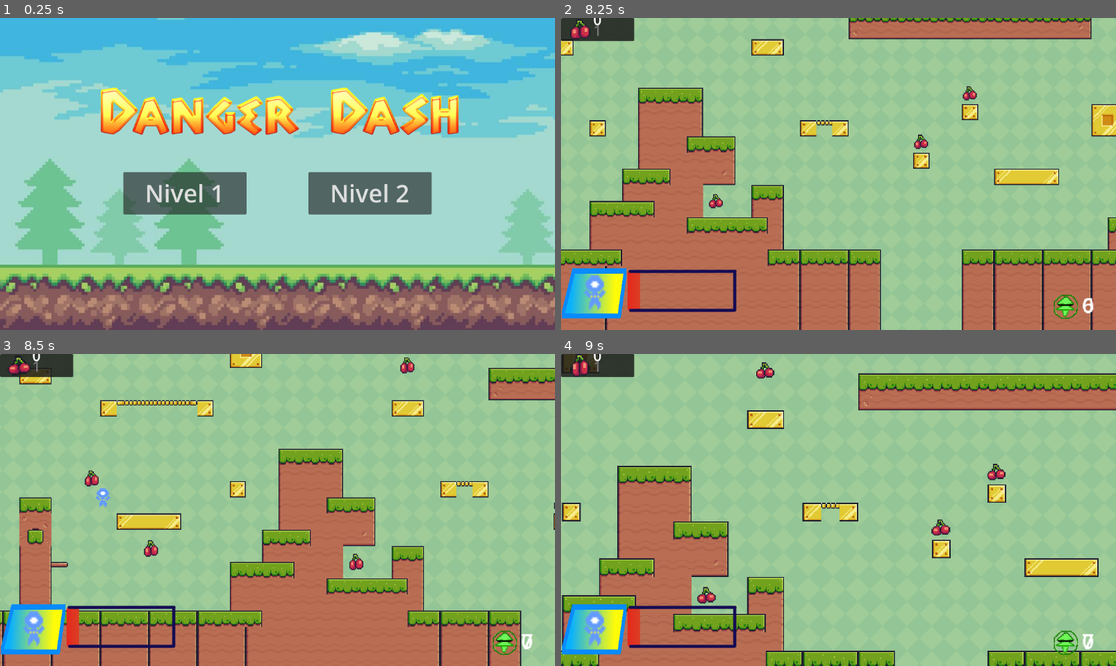
Above: before the commit, frames 1-4 (two rows, left to right).
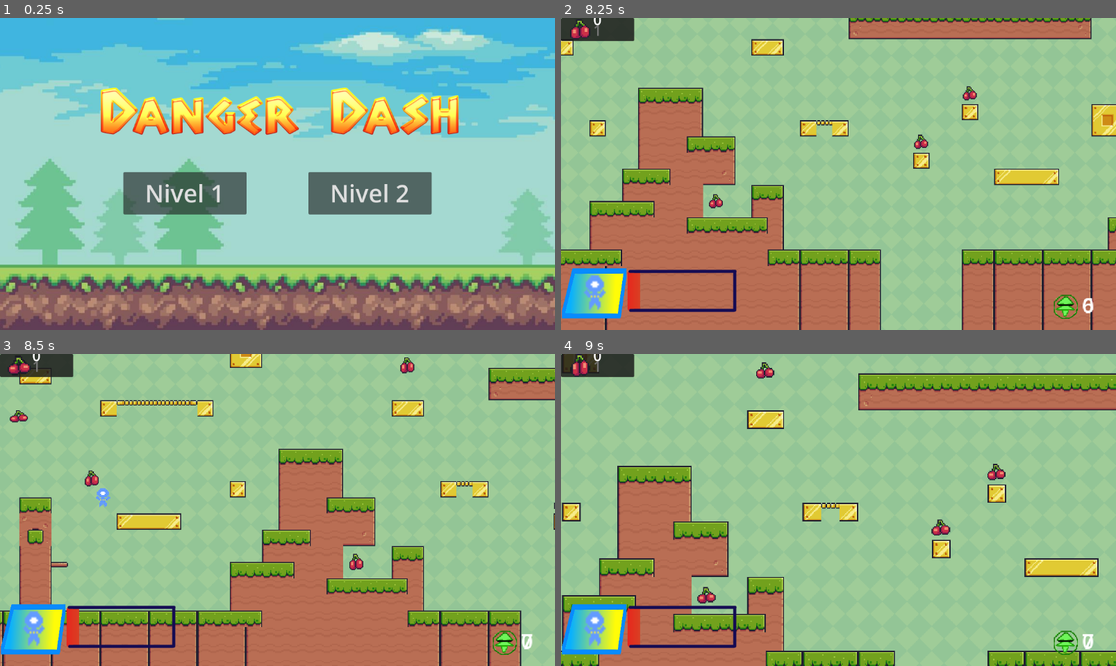
Above: after the commit, the same moments.

Repository: Kafstinolli/Danger-Dash
Game: Godot game, scene res://Scenes/Menu.tscn
Two runs of this game, one before a commit and one after it. Both use one fixed random seed, a clock stepped at 60 frames per second and the inputs below.
Inputs:
- Up to frame 1 (0.25 s): no input
- Up to frame 2 (8.25 s): click "Nivel 1" at 0.5 s; hold Right (right) 1.28-2.78 s; tap C (Recorrido) every 2.25 s from 1.35 to 8.1 s; tap Space (jump) at 1.52, 2.27, 3.77, 4.52, 5.27, 6.77, 7.52 s; tap R (zoomIn) at 2.1, 4.35, 6.6 s; hold Left (left) 2.78-3.53 s; tap T (zoomOut) at 2.85, 5.1, 7.35 s; hold Right (right) 3.53-5.03 s; hold Left (left) 5.03-5.78 s; hold Right (right) 5.78-6.53 s; hold Left (left) 6.53-8.03 s; hold Right (right) from 8.03 s (still down)
- Up to frame 3 (8.5 s): keep holding Right (right); tap Space (jump) at 8.27 s
- Up to frame 4 (9 s): keep holding Right (right); tap R (zoomIn) at 8.85 s

Frames 1-2 are identical in both runs. In frame 3, 0.2% of the frame differs, in the area x 1-29%, y 18-66%; in frame 4, nothing differs.
Error before the commit: Invalid assignment of property or key 'playing' with value of type 'bool' on a base object of type 'null instance'. (res://Scenes/collectible.gd:14)

Commit message:
se creó un nodo Spawner con un Timer que instancia coleccionables cada cierto tiempo, usando un script que referencia la escena del ítem y genera tiempos aleatorios entre 3 y 5 segundos; se documenta además la mejora de pausar el Timer hasta que el jugador consuma el coleccionable para optimizar el rendimiento.

Diff:
--- a/Scenes/character_body_2d.gd
+++ b/Scenes/character_body_2d.gd
@@ -22,6 +22,7 @@
 
 func _ready():
 	jump_label = get_node("/root/Ui/Sprite2D/JumpLabel")
+
 # Se ejecuta en cada frame de física (control principal del personaje).
 func _physics_process(delta: float) -> void:
 
--- a/Scenes/collectible.gd
+++ b/Scenes/collectible.gd
@@ -1,15 +1,18 @@
 # Este script se usa para detectar cuando el personaje toca un área (por ejemplo, una moneda o ítem).
 extends Area2D
+
+signal collected  #  señal para avisar al nodo principal
 
 var coin_sound
 
 func _ready():
-	coin_sound = get_node("/root/Node/CoinSound")
+	coin_sound = get_node("/root/Ui/CoinSound")
 
 # Esta función se ejecuta cuando otro cuerpo (body) entra en el área.
 func _on_body_entered(body: Node2D) -> void:
-	if (body.name == "CharacterBody2D"):
-		# Si el objeto que entra es el jugador:
-		SingleGameManager.add_puntos() # Llama al método que suma puntos.
+	if body.name == "CharacterBody2D":
+		SingleGameManager.add_puntos()  # Llama al método que suma puntos.
 		coin_sound.playing = true
-		queue_free()  # Elimina este objeto de la escena (la cereza desaparece).
+
+		emit_signal("collected")  #  Avisar al nodo principal
+		queue_free()  # Elimina este objeto de la escena (la cereza desaparece)
--- a/Scenes/nivel1.tscn
+++ b/Scenes/nivel1.tscn
@@ -8,6 +8,7 @@
 [ext_resource type="PackedScene" uid="uid://cqoh7m8wt601u" path="res://Scenes/nivel2.tscn" id="6_x8yyg"]
 [ext_resource type="PackedScene" uid="uid://b0t8iurlm5y6k" path="res://Scenes/trophy.tscn" id="6_y2dbi"]
 [ext_resource type="PackedScene" uid="uid://du0av804qnkvi" path="res://Scenes/ui.tscn" id="7_iy3eh"]
+[ext_resource type="Script" uid="uid://c2r32w8021qsi" path="res://Scenes/spawnear.gd" id="9_p8b2h"]
 
 [sub_resource type="TileSetAtlasSource" id="TileSetAtlasSource_7mycd"]
 texture = ExtResource("4_p8b2h")
@@ -191,19 +192,6 @@
 sources/0 = SubResource("TileSetAtlasSource_7mycd")
 
 [sub_resource type="GDScript" id="GDScript_y2dbi"]
-script/source = "extends Node2D
-@onready var points_label: Label = %PointsLabel
-@onready var texture_progress_bar: TextureProgressBar = %TextureProgressBar
-
-var puntos = 0
-
-func add_puntos():
-	puntos += 1
-	print(puntos)
-	points_label.text = str(puntos)
-	texture_progress_bar.value += 1
-
-"
 
 [node name="Node" type="Node"]
 
@@ -375,4 +363,12 @@
 position = Vector2(16, 8)
 script = SubResource("GDScript_y2dbi")
 
+[node name="Spawnear" type="Node2D" parent="."]
+script = ExtResource("9_p8b2h")
+
+[node name="Timer" type="Timer" parent="Spawnear"]
+wait_time = 3.0
+autostart = true
+
 [connection signal="timeout" from="CharacterBody2D/CamTimer" to="CharacterBody2D" method="_on_cam_timer_timeout"]
+[connection signal="timeout" from="Spawnear/Timer" to="Spawnear" method="_on_timer_timeout"]
--- /dev/null
+++ b/Scenes/spawnear.gd
@@ -0,0 +1,21 @@
+extends Node2D
+
+@onready var timer = $Timer
+@onready var cherry_scene = preload("res://Scenes/collectible.tscn")
+var current_cherry = null
+
+func _ready():
+	timer.wait_time = 3
+	timer.one_shot = true
+	timer.start()
+
+func _on_timer_timeout():
+	if current_cherry == null:
+		var new_cherry = cherry_scene.instantiate()
+		add_child(new_cherry)
+		current_cherry = new_cherry
+		new_cherry.connect("collected", Callable(self, "_on_cherry_collected"))
+
+func _on_cherry_collected():
+	current_cherry = null
+	timer.start()
Not shown: 1 places in Scenes/nivel1.tscn that only renumber resources
Not shown, added: Scenes/spawnear.gd.uid
